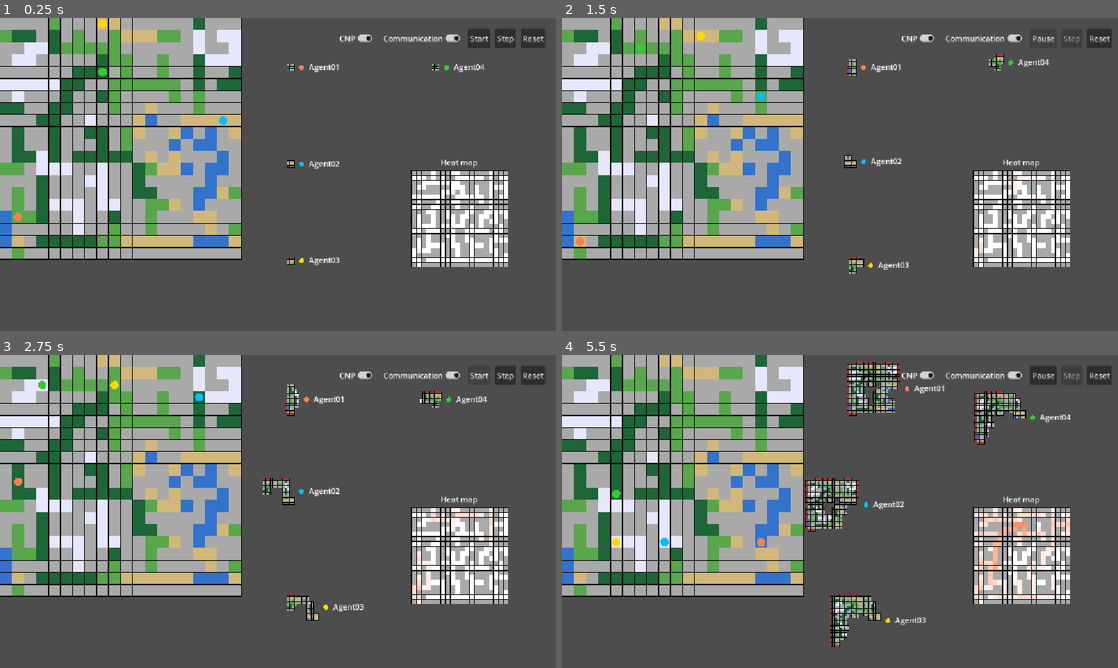
Above: before the commit, frames 1-4 (two rows, left to right).
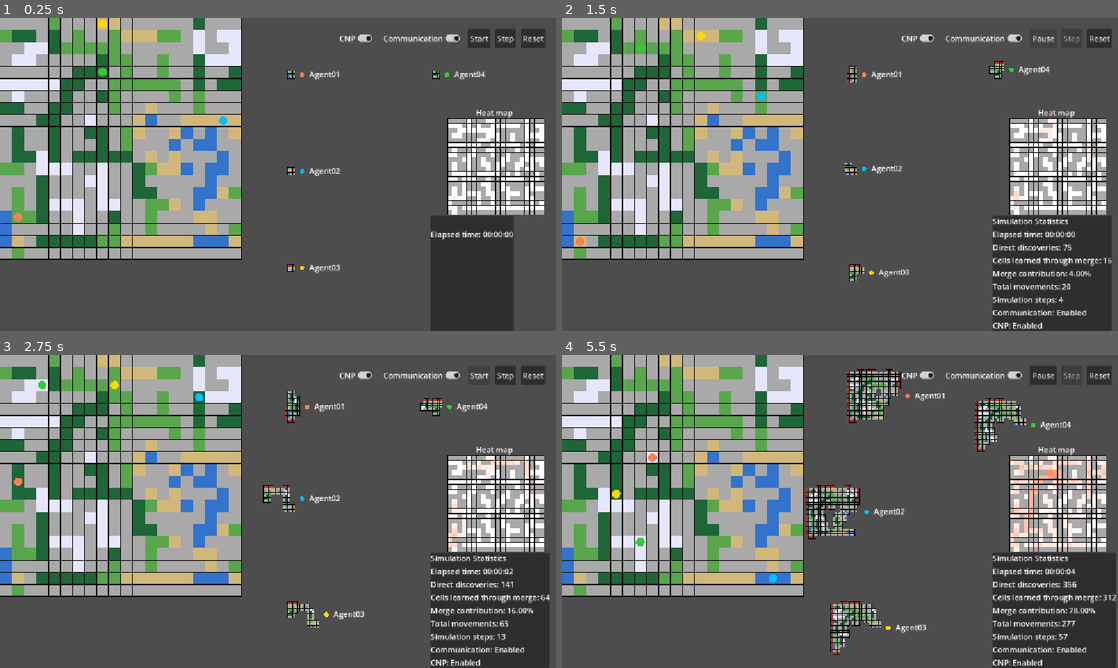
Above: after the commit, the same moments.

Repository: HugoGellida/Projet-SMA-Avanc-
Game: Godot game, scene res://node_2d.tscn
The game is run twice, just before and just after one commit, with the same random seed, the same clock (stepped at 60 frames per second) and the same inputs.
Inputs:
- Up to frame 1 (0.25 s): no input
- Up to frame 2 (1.5 s): click "Step" at 0.5 s; click "Start" at 1.25 s
- Up to frame 3 (2.75 s): click "Pause" at 2 s
- Up to frame 4 (5.5 s): click "Start" at 2.75 s; click "CNP" at 3.5 s; click "Communication" at 4.25 s; click "CNP" at 5 s

The runs differ from the first frame. In frame 1, 13% of the frame differs, in the area x 51-98%, y 14-100%; in frame 2, 15%; in frame 3, 16%; in frame 4, 19%, in the area x 9-100%, y 2-100%.

Commit message:
Add merge contribution statistics
Track cells discovered directly by agents.

Track new cells learned through map merging.

Calculate the percentage of map cells received through merging.

Display discovery statistics, including movements, simulation steps and elapsed time.

Add communication and CNP status to simulation results.

Diff:
--- a/node_2d.tscn
+++ b/node_2d.tscn
@@ -3,6 +3,7 @@
 [ext_resource type="Script" uid="uid://dsdcm6nos8gqw" path="res://scripts/Map.gd" id="1_wtcfe"]
 [ext_resource type="Script" uid="uid://cyqvqjlvg0tpt" path="res://scripts/MapRenderer.gd" id="2_0e48y"]
 [ext_resource type="Script" uid="uid://dwp40gb2mvqjr" path="res://scripts/SimulationManager.gd" id="4_0hol4"]
+[ext_resource type="PackedScene" uid="uid://blksxyiiiuy1c" path="res://simulation_statistics.tscn" id="5_d21ai"]
 [ext_resource type="Script" uid="uid://cbjfiid1gxu4u" path="res://scripts/HeatMap.gd" id="6_kdubu"]
 [ext_resource type="Script" uid="uid://dlk1qwwwbn2xo" path="res://scripts/HeatMapRenderer.gd" id="7_d21ai"]
 [ext_resource type="Script" uid="uid://ds2cbu26jr2rm" path="res://scripts/AgentConfig.gd" id="8_config"]
@@ -39,7 +40,7 @@
 [node name="Agents" type="Node2D" parent="." unique_id=238102308]
 
 [node name="AgentMaps" type="Node2D" parent="." unique_id=864666743]
-position = Vector2(600, 100)
+position = Vector2(601, 115)
 
 [node name="SimulationManager" type="Node2D" parent="." unique_id=506008237]
 script = ExtResource("4_0hol4")
@@ -82,17 +83,23 @@
 text = "Reset"
 
 [node name="Label" type="Label" parent="UI" unique_id=1920890797]
-offset_left = 913.0
-offset_top = 287.0
-offset_right = 989.0
-offset_bottom = 310.0
+offset_left = 986.0
+offset_top = 184.0
+offset_right = 1062.0
+offset_bottom = 207.0
 text = "Heat map"
+
+[node name="SimulationStatistics" parent="UI" unique_id=426640084 instance=ExtResource("5_d21ai")]
+offset_left = 892.0
+offset_top = 409.0
+offset_right = 932.0
+offset_bottom = 449.0
 
 [node name="HeatMap" type="Node2D" parent="." unique_id=1821138963]
 script = ExtResource("6_kdubu")
 
 [node name="HeatMapRenderer" type="Node2D" parent="." unique_id=1069816007]
-position = Vector2(853, 316)
+position = Vector2(927, 208)
 script = ExtResource("7_d21ai")
 
 [connection signal="timeout" from="SimulationManager/StepTimer" to="SimulationManager" method="_on_step_timer_timeout"]
--- a/scripts/Map.gd
+++ b/scripts/Map.gd
@@ -121,6 +121,9 @@
 	else:
 		rng.seed = seed
 
+	# On conserve la seed réellement utilisée
+	seed = rng.seed
+
 	biome_noise = FastNoiseLite.new()
 	biome_noise.noise_type = FastNoiseLite.TYPE_PERLIN
 	biome_noise.seed = rng.seed
--- a/scripts/SimulationManager.gd
+++ b/scripts/SimulationManager.gd
@@ -18,13 +18,22 @@
 @onready var cnp_button: CheckButton = $"../UI/ControlBar/CNPButton"
 @onready var communication_button: CheckButton = $"../UI/ControlBar/CommunicationButton"
 
+@onready var statistics_panel = $"../UI/SimulationStatistics"
+
 var simulation_finished: bool = false
 
 var agent_with_world_positions: Dictionary = {}
 
+# Cases découvertes directement par perception
+var directly_discovered_cells: Dictionary = {}
+
+# Cases apprises par au moins un agent grâce au partage de cartes.
+var merge_received_cells: Dictionary = {}
+
 var spawn_rng := RandomNumberGenerator.new()
 
 var simulation_step: int = 0
+var total_moves: int = 0
 var waiting_for_map_coverage: bool = false
 
 var allow_cnp: bool = true
@@ -106,6 +115,7 @@
 	#$StepTimer.start()
 	step_timer.stop()
 	simulation_finished = false
+	statistics_panel.reset_timer()
 	_update_control_buttons()
 
 
@@ -163,8 +173,17 @@
 	var world_position: Vector2i = (agent_with_world_positions[agent])
 
 	var observation := world.get_observation(world_position, agent.vision_range)
-
 	agent.perceive(observation)
+
+	# Enregistrer les cases découvertes directement par perception.
+	for offset: Vector2i in observation:
+		var world_coord: Vector2i = world_position + offset
+
+		if not world.is_inside_map(world_coord):
+			continue
+
+		# Enregistrer les cases découvertes directement par perception.
+		directly_discovered_cells[world_coord] = true
 
 
 func _update_agent_comunicate_array(agent: Agent) -> void:
@@ -202,9 +221,50 @@
 		var message: Dictionary = map_messages[agent]
 
 		for other_agent: Agent in agent.current_communication_array:
+			_register_merge_discoveries(other_agent, agent, message)
 			map_changes[other_agent][agent] = other_agent.recive_map_to_merge(agent, message)
 
 	return map_changes
+
+
+func _register_merge_discoveries(receiver: Agent, sender: Agent, message: Dictionary) -> void:
+	if message.is_empty():
+		return
+
+	# Vérifier que le receiver connaît bien la position du sender.
+	if not receiver.current_communication_array.has(sender):
+		return
+
+	var sender_map: Dictionary = message["local_map"]
+
+	# Position de référence de la carte de l'agent qui envoie.
+	var sender_world_origin: Vector2i = (
+		agent_with_world_positions[sender] - sender.local_position
+	)
+
+	# Décalage permettant de convertir les coordonnées locales
+	# de l'agent sender vers celles de l'agent receiver.
+	var sender_position_in_my_map: Vector2i = receiver.current_communication_array[sender]
+	var sender_local_position: Vector2i = message["local_position"]
+	var pivot_offset: Vector2i = sender_position_in_my_map - sender_local_position
+
+	for sender_local_coord: Vector2i in sender_map:
+		var receiver_local_coord: Vector2i = sender_local_coord + pivot_offset
+
+		# La case est déjà connue par l'agent qui reçoit la carte.
+		if receiver.local_map.has(receiver_local_coord):
+			continue
+
+		# Conversion en coordonnées mondiales.
+		var world_coord: Vector2i = sender_world_origin + sender_local_coord
+
+		# Ignorer les coordonnées situées hors de la carte.
+		if not world.is_inside_map(world_coord):
+			continue
+
+		# Compter une seule fois chaque case mondiale nouvellement apprise par merge.
+		if not merge_received_cells.has(world_coord):
+			merge_received_cells[world_coord] = true
 
 
 func _run_cnp(map_changes: Dictionary) -> void:
@@ -265,6 +325,7 @@
 			else:
 				agent_with_world_positions[agent] = target
 				agent.confirm_move(action)
+				total_moves += 1
 				_update_agent_display(agent)
 				_update_heat_map(agent)
 				_update_agent_perception(agent)
@@ -291,6 +352,9 @@
 		if not agent.exploration_finished:
 			all_finished = false
 			break
+
+	# Actualisation des statistiques affichées
+	_update_statistics_panel()
 
 	if all_finished:
 		var all_agent_maps_complete: bool = true
@@ -302,8 +366,10 @@
 		if all_agent_maps_complete:
 			simulation_finished = true
 			step_timer.stop()
+			statistics_panel.stop_timer()
 			_update_control_buttons()
 			print("Exploration finished! ")
+			_print_discovery_statistics()
 		elif not waiting_for_map_coverage:
 			waiting_for_map_coverage = true
 			push_warning(
@@ -335,6 +401,7 @@
 		return
 
 	if step_timer.is_stopped():
+		statistics_panel.start_timer()
 		step_timer.start()
 	else:
 		step_timer.stop()
@@ -345,6 +412,8 @@
 func _on_step_button_pressed() -> void:
 	if simulation_finished or not step_timer.is_stopped():
 		return
+
+	statistics_panel.start_timer()
 	step_simulation()
 	_update_control_buttons()
 
@@ -415,3 +484,62 @@
 
 	heat_map.case_with_number[coord] += 1
 	heat_map_renderer.queue_redraw()
+
+
+func _print_discovery_statistics() -> void:
+	var map_size: int = world.size
+	var map_density: float = world.obstacle_density
+	var map_seed: int = world.seed
+
+	var direct_count: int = directly_discovered_cells.size()
+	var merge_count: int = merge_received_cells.size()
+
+	var total_map_cells: int = world.size * world.size
+	var merge_percentage: float = 0.0
+
+	if total_map_cells > 0:
+		merge_percentage = (
+			float(merge_count) / float(total_map_cells)
+		) * 100.0
+
+	var elapsed_time: String = statistics_panel.get_elapsed_time_string()
+
+	print("\n========== Simulation statistics ==========")
+	print("--- Map configuration ---")
+	print("Map size: ", map_size, " x ", map_size)
+	print("Obstacle density: %.2f" % map_density)
+	print("Map seed: ", map_seed)
+
+	print("--- Simulation results ---")
+	print("Direct discoveries: ", direct_count)
+	print("Merge discoveries: ", merge_count)
+	print("Merge contribution: %.2f%%" % merge_percentage)
+	print("Total movements: ", total_moves)
+	print("Simulation steps: ", simulation_step)
+	print("Elapsed time: ", elapsed_time)
+	print("Communication enabled: ", allow_communication)
+	print("CNP enabled: ", allow_cnp)
+	print("===========================================\n")
+
+
+func _update_statistics_panel() -> void:
+	var direct_count: int = directly_discovered_cells.size()
+	var merge_count: int = merge_received_cells.size()
+
+	var total_map_cells: int = world.size * world.size
+	var merge_percentage: float = 0.0
+
+	if total_map_cells > 0:
+		merge_percentage = (
+			float(merge_count) / float(total_map_cells)
+		) * 100.0
+
+	statistics_panel.show_statistics(
+		direct_count,
+		merge_count,
+		merge_percentage,
+		total_moves,
+		simulation_step,
+		allow_communication,
+		allow_cnp
+	)
--- /dev/null
+++ b/scripts/simulation_statistics.gd
@@ -0,0 +1,107 @@
+extends Control
+
+@onready var title_label: Label = $PanelContainer/VBoxContainer/TitleLabel
+@onready var direct_label: Label = $PanelContainer/VBoxContainer/DirectDiscoveriesLabel
+@onready var merge_label: Label = $PanelContainer/VBoxContainer/MergeDiscoveriesLabel
+@onready var transfer_label: Label = $PanelContainer/VBoxContainer/TransferRateLabel
+@onready var movements_label: Label = $PanelContainer/VBoxContainer/TotalMovementsLabel
+@onready var steps_label: Label = $PanelContainer/VBoxContainer/SimulationStepsLabel
+@onready var communication_label: Label = $PanelContainer/VBoxContainer/CommunicationLabel
+@onready var cnp_label: Label = $PanelContainer/VBoxContainer/CNPLabel
+@onready var timer_label: Label = $PanelContainer/VBoxContainer/TimerLabel
+
+var timer_running: bool = false
+var timer_start_msec: int = 0
+var elapsed_msec: int = 0
+
+func _ready() -> void:
+	show()
+
+
+func show_statistics(
+	direct_count: int,
+	merge_count: int,
+	merge_percentage: float,
+	total_moves: int,
+	simulation_steps: int,
+	communication_enabled: bool,
+	cnp_enabled: bool
+) -> void:
+
+	title_label.text = "Simulation Statistics"
+
+	direct_label.text = "Direct discoveries: %d" % direct_count
+	merge_label.text = "Cells learned through merge: %d" % merge_count
+	transfer_label.text = "Merge contribution: %.2f%%" % merge_percentage
+	movements_label.text = "Total movements: %d" % total_moves
+	steps_label.text = "Simulation steps: %d" % simulation_steps
+
+	communication_label.text = "Communication: %s" % (
+		"Enabled" if communication_enabled else "Disabled"
+	)
+
+	cnp_label.text = "CNP: %s" % (
+		"Enabled" if cnp_enabled else "Disabled"
+	)
+
+	show()
+
+
+func start_timer() -> void:
+	if timer_running:
+		return
+
+	timer_running = true
+	timer_start_msec = Time.get_ticks_msec()
+
+
+func stop_timer() -> void:
+	if not timer_running:
+		return
+
+	elapsed_msec += Time.get_ticks_msec() - timer_start_msec
+	timer_running = false
+	_update_timer_label()
+
+
+func reset_timer() -> void:
+	timer_running = false
+	elapsed_msec = 0
+	_update_timer_label()
+
+
+func _process(_delta: float) -> void:
+	if timer_running:
+		_update_timer_label()
+
+
+func _update_timer_label() -> void:
+	var total_msec: int = elapsed_msec
+
+	if timer_running:
+		total_msec += Time.get_ticks_msec() - timer_start_msec
+
+	var total_seconds: int = total_msec / 1000
+
+	var hours: int = total_seconds / 3600
+	var minutes: int = (total_seconds % 3600) / 60
+	var seconds: int = total_seconds % 60
+
+	timer_label.text = "Elapsed time: %02d:%02d:%02d" % [
+		hours, minutes, seconds
+	]
+
+
+func get_elapsed_time_string() -> String:
+	var total_msec: int = elapsed_msec
+
+	if timer_running:
+		total_msec += Time.get_ticks_msec() - timer_start_msec
+
+	var total_seconds: int = total_msec / 1000
+
+	var hours: int = total_seconds / 3600
+	var minutes: int = (total_seconds % 3600) / 60
+	var seconds: int = total_seconds % 60
+
+	return "%02d:%02d:%02d" % [hours, minutes, seconds]
--- /dev/null
+++ b/simulation_statistics.tscn
@@ -0,0 +1,45 @@
+[gd_scene format=3 uid="uid://blksxyiiiuy1c"]
+
+[ext_resource type="Script" uid="uid://bjcy84kl5h3r3" path="res://scripts/simulation_statistics.gd" id="1_m72ok"]
+
+[node name="SimulationStatistics" type="Control" unique_id=1100748472]
+layout_mode = 3
+anchors_preset = 0
+offset_right = 40.0
+offset_bottom = 40.0
+script = ExtResource("1_m72ok")
+
+[node name="PanelContainer" type="PanelContainer" parent="." unique_id=529842557]
+layout_mode = 0
+offset_right = 40.0
+offset_bottom = 40.0
+
+[node name="VBoxContainer" type="VBoxContainer" parent="PanelContainer" unique_id=1394533253]
+layout_mode = 2
+
+[node name="TitleLabel" type="Label" parent="PanelContainer/VBoxContainer" unique_id=1323735355]
+layout_mode = 2
+
+[node name="TimerLabel" type="Label" parent="PanelContainer/VBoxContainer" unique_id=1383916395]
+layout_mode = 2
+
+[node name="DirectDiscoveriesLabel" type="Label" parent="PanelContainer/VBoxContainer" unique_id=831397824]
+layout_mode = 2
+
+[node name="MergeDiscoveriesLabel" type="Label" parent="PanelContainer/VBoxContainer" unique_id=1590024512]
+layout_mode = 2
+
+[node name="TransferRateLabel" type="Label" parent="PanelContainer/VBoxContainer" unique_id=2139712967]
+layout_mode = 2
+
+[node name="TotalMovementsLabel" type="Label" parent="PanelContainer/VBoxContainer" unique_id=1988677726]
+layout_mode = 2
+
+[node name="SimulationStepsLabel" type="Label" parent="PanelContainer/VBoxContainer" unique_id=602506957]
+layout_mode = 2
+
+[node name="CommunicationLabel" type="Label" parent="PanelContainer/VBoxContainer" unique_id=1972314606]
+layout_mode = 2
+
+[node name="CNPLabel" type="Label" parent="PanelContainer/VBoxContainer" unique_id=1066964241]
+layout_mode = 2
Not shown, added: scripts/simulation_statistics.gd.uid
